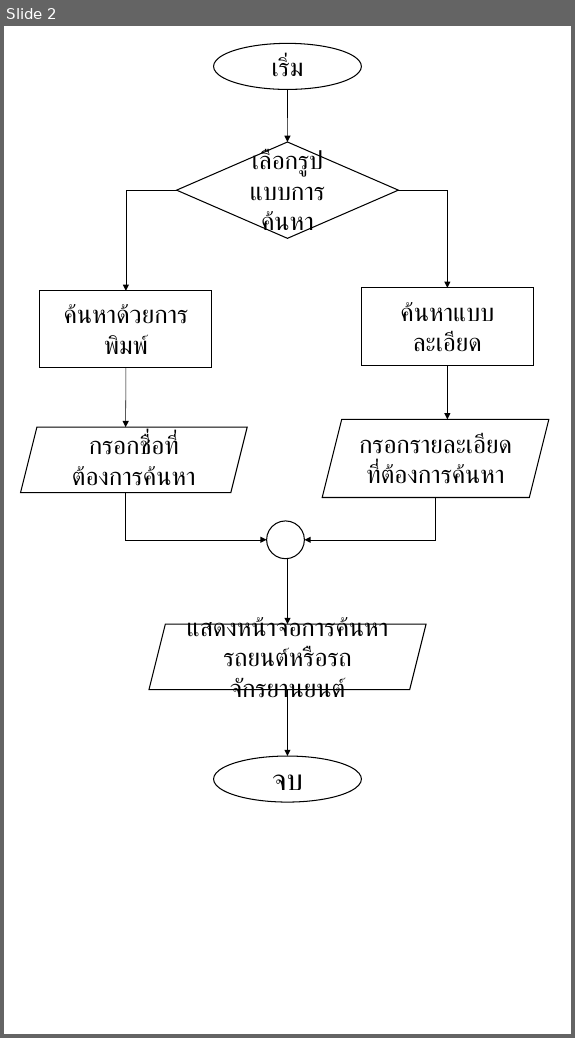
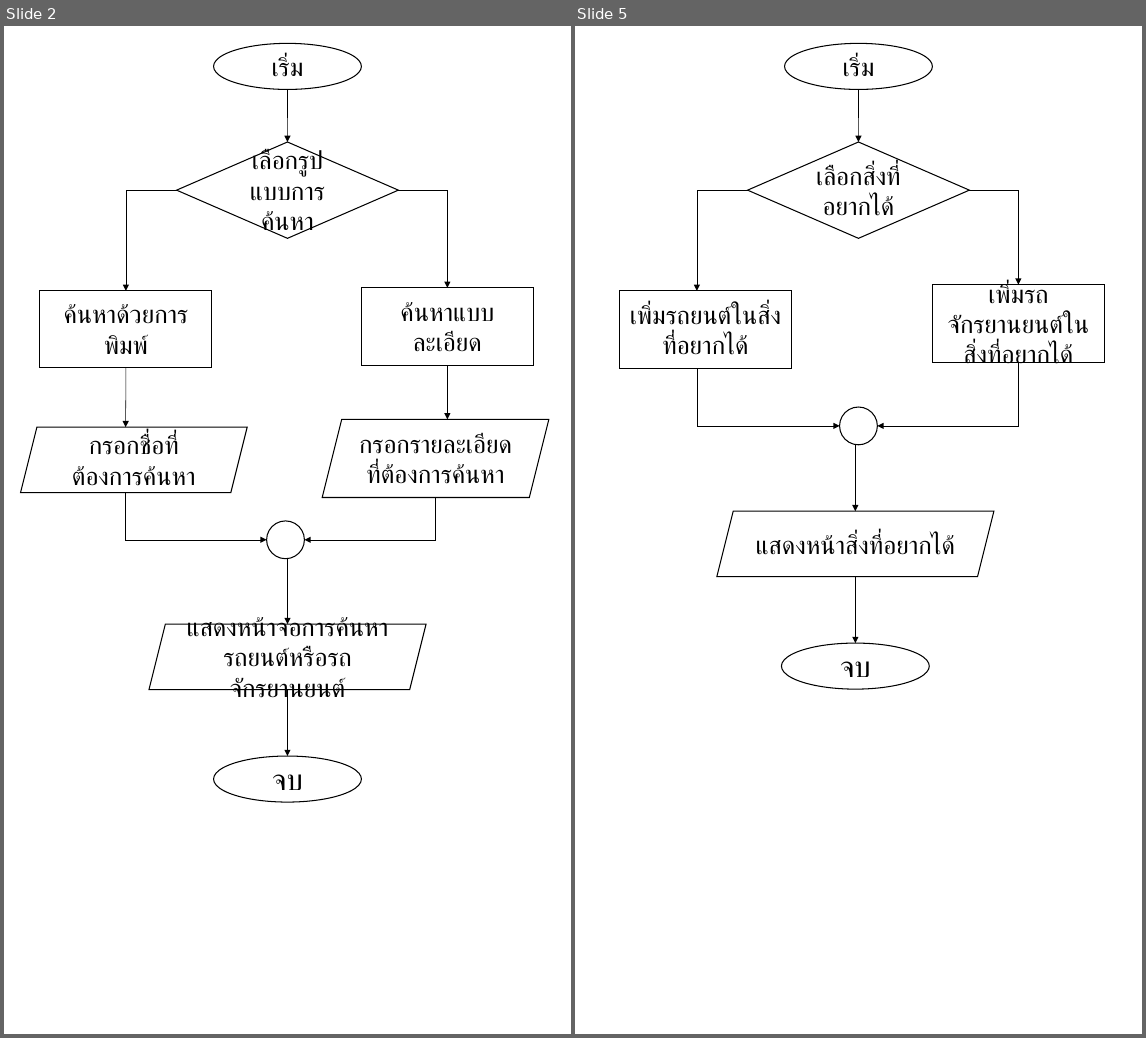
Before and after one commit to ebenze31/tsesis_apprentice, a slide deck: แผนภาพต่างๆ/Flowchart.pptx. Shown side by side, each under a label of ours: slide 2 before the commit, slides 2 and 5 after it; the slides between them are not shown. The pictures are 575x1038 and 1146x1038 pixels, drawn with LibreOffice and Linux fonts; fonts in the diff are those of the drawing. Boxes give left, top, right and bottom in pixels: in the first picture for what was removed or moved away, otherwise in the second. Text is boxed around its words. In the diff, an @@ line names an element or a change of style, - is before the commit and + after.

```diff
--- a/แผนภาพต่างๆ/Flowchart.pptx
+++ b/แผนภาพต่างๆ/Flowchart.pptx
@@ slide 5 added at bbox=[575, 26, 1142, 1034], background #FFFFFF @@
@@ ellipse added at bbox=[784, 43, 933, 90], fill #FFFFFF, outline #000000 1 pt, 24 pt, text #000000 @@
+เริ่ม
@@ arrow added from (859, 90) to (859, 142), #000000 0.5 pt @@
@@ diamond added at bbox=[747, 142, 969, 238], fill #FFFFFF, outline #000000 1 pt, 24 pt, text #000000 @@
+เลือกสิ่งที่อยากได้
@@ elbow arrow added from (747, 190) to (697, 291), #000000 0.5 pt @@
@@ elbow arrow added from (970, 190) to (1018, 285), #000000 0.5 pt @@
@@ rectangle added at bbox=[620, 291, 791, 368], fill #FFFFFF, outline #000000 1 pt, 24 pt, text #000000 @@
+เพิ่มรถยนต์ในสิ่งที่อยากได้
@@ rectangle added at bbox=[933, 285, 1104, 362], fill #FFFFFF, outline #000000 1 pt, 24 pt, text #000000 @@
+เพิ่มรถจักรยานยนต์ในสิ่งที่อยากได้
@@ elbow arrow added from (697, 356) to (840, 426), #000000 0.5 pt @@
@@ elbow arrow added from (1018, 362) to (877, 426), #000000 0.5 pt @@
@@ ellipse added at bbox=[840, 407, 877, 445], fill #FFFFFF, outline #000000 1 pt @@
@@ arrow added from (855, 445) to (855, 511), #000000 0.5 pt @@
@@ parallelogram added at bbox=[717, 511, 994, 577], fill #FFFFFF, outline #000000 1 pt, 24 pt, text #000000 @@
+แสดงหน้าสิ่งที่อยากได้
@@ arrow added from (855, 576) to (855, 643), #000000 0.5 pt @@
@@ ellipse added at bbox=[781, 643, 930, 689], fill #FFFFFF, outline #000000 1 pt, 28 pt, text #000000 @@
+จบ
```
Also in this commit, not shown: 2 other slides added, 1 other file.
